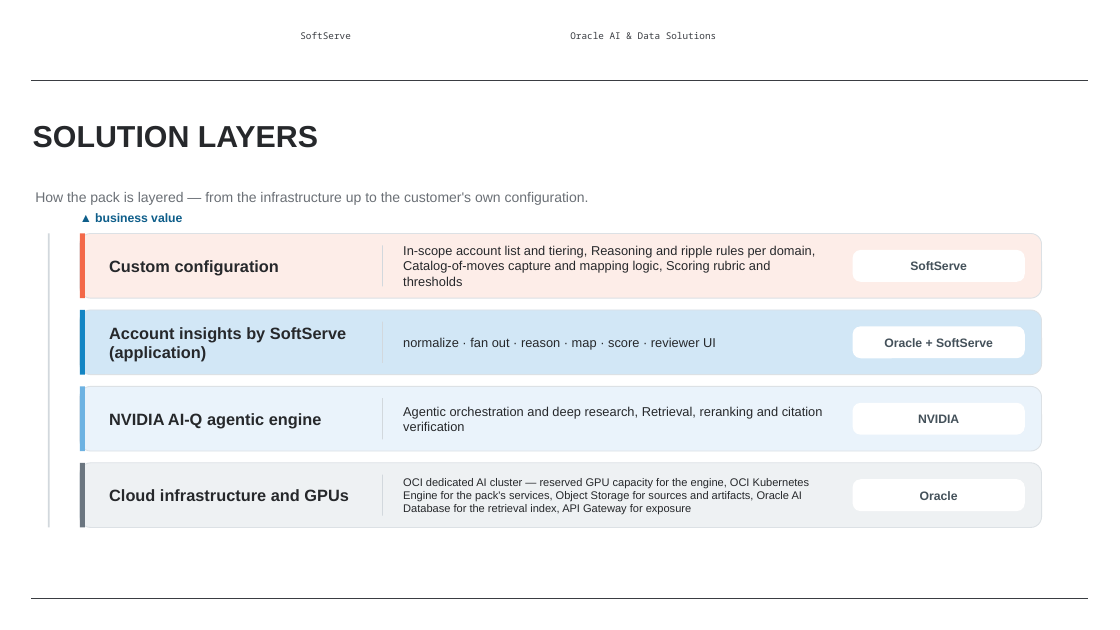
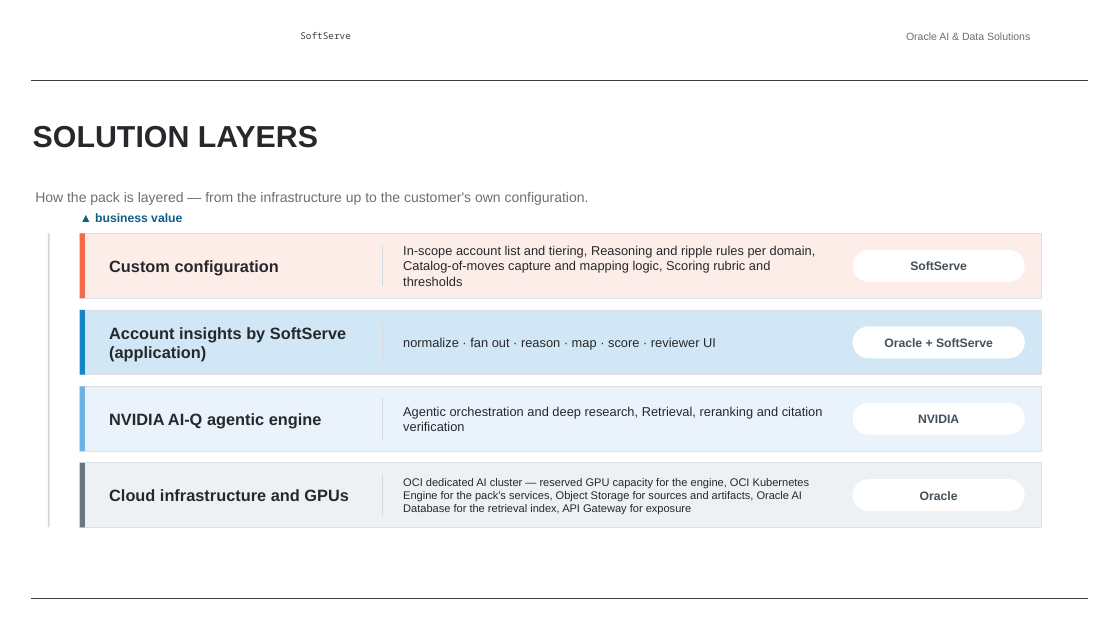
Before and after one commit to alexey-orlov/AO-Personal-OS, a slide deck: slide 7 of outputs/oracle-packs/account-insights/artifacts/account-insights-sales-deck.pptx. Drawn at 1120x630 pixels with LibreOffice and Linux fonts; fonts in the diff are those of the drawing; background and template pictures are left out. Boxes give left, top, right and bottom in pixels: in the first picture for what was removed or moved away, otherwise in the second. Text is boxed around its words. In the diff, an @@ line names an element or a change of style, - is before the commit and + after.

```diff
--- a/outputs/oracle-packs/account-insights/artifacts/account-insights-sales-deck.pptx
+++ b/outputs/oracle-packs/account-insights/artifacts/account-insights-sales-deck.pptx
@@ text "Oracle AI & Data Solutions" at bbox=[906, 32, 1030, 40]: size 8 to 9 pt, font Noto Sans Mono to Arial, text colour #3A3D42 to #6B7076; alignment left to right @@
@@ rounded rectangle to rectangle in 4 elements at bbox=[80, 234, 1042, 298], bbox=[80, 310, 1042, 375], bbox=[80, 386, 1042, 451], bbox=[80, 463, 1042, 528] @@
@@ proportions changed in 4 elements at bbox=[853, 250, 1025, 282], bbox=[853, 326, 1025, 358], bbox=[853, 402, 1025, 434], bbox=[853, 480, 1025, 512] @@
```
Also in this commit, not shown: 9 other slides changed, 11 other files.
